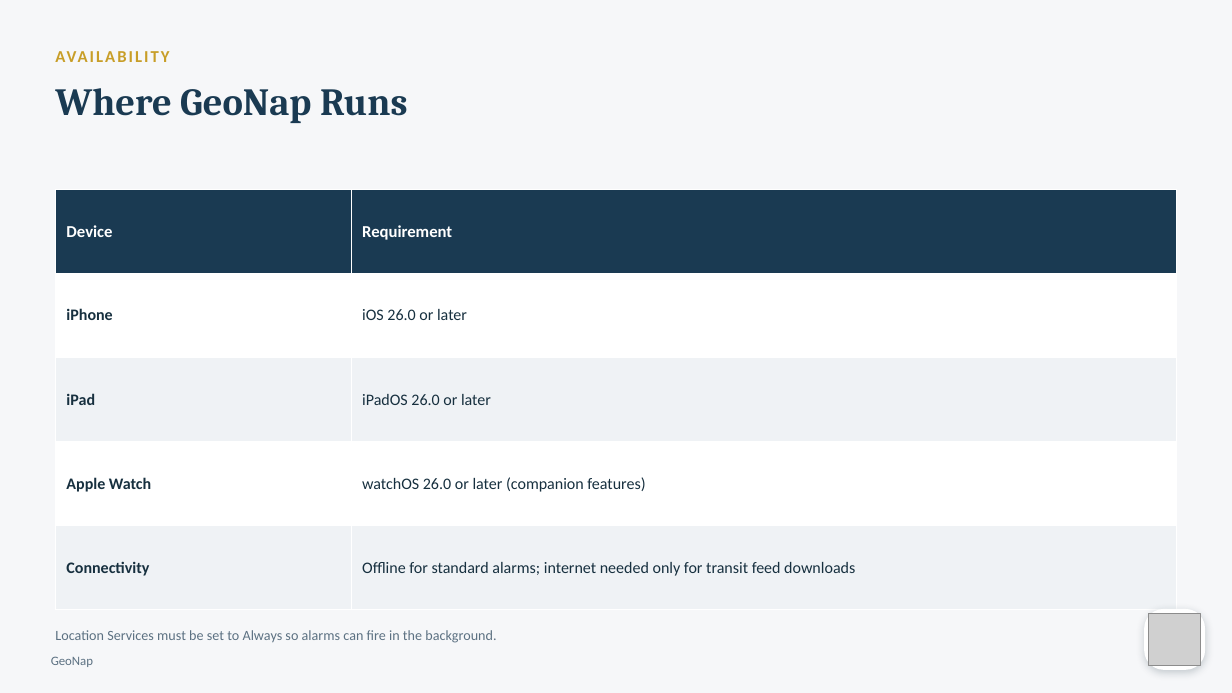
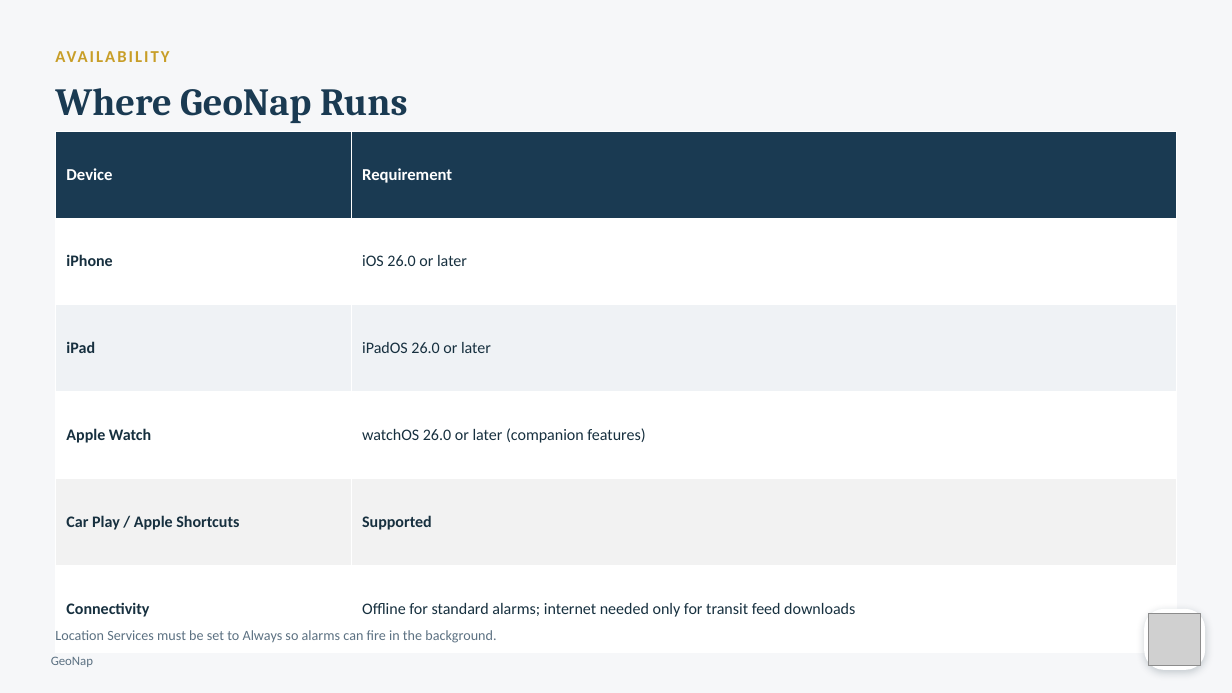
Before and after one commit to rmbartis/GeoNap, a slide deck: slide 17 of docs/GeoNap Presentations/GeoNap_Marketing_Deck.pptx. Drawn at 1232x693 pixels with LibreOffice and Linux fonts; fonts in the diff are those of the drawing; grey boxes stand for pictures. Boxes give left, top, right and bottom in pixels: in the first picture for what was removed or moved away, otherwise in the second. Text is boxed around its words. In the diff, an @@ line names an element or a change of style, - is before the commit and + after.

Commit message:
1) Update support emails and privacy statment to align with creation of mba-labs website which will host this a future products while provide some secuirity and isolation from personal emails, etc. 2) Enaure alarms, per-day, selection is only enabled when user had enabled "Repeat" 3) Make updates to Marketing deck to correct pricing tiers

```diff
--- a/docs/GeoNap Presentations/GeoNap_Marketing_Deck.pptx
+++ b/docs/GeoNap Presentations/GeoNap_Marketing_Deck.pptx
@@ table at (55, 131, 1177, 653) @@
+row 5: Car Play / Apple Shortcuts | Supported
@@ table: place and size @@
-table at (55, 189, 1177, 610)
+table at (55, 131, 1177, 653)
```
Also in this commit, not shown: 1 other slide changed, 26 other files.
